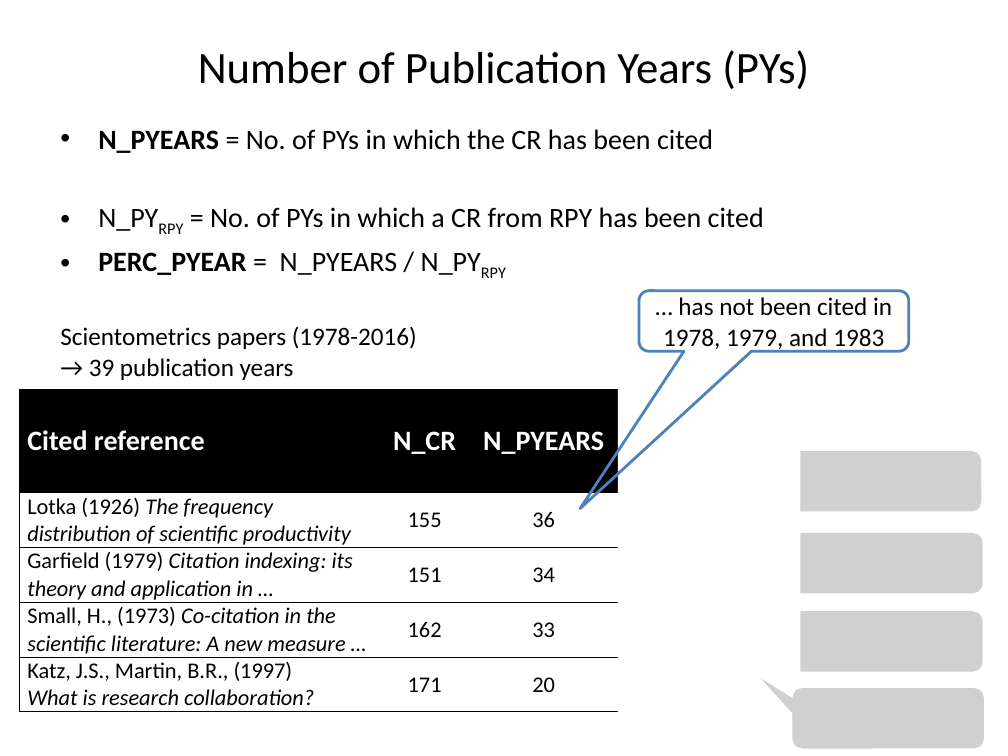
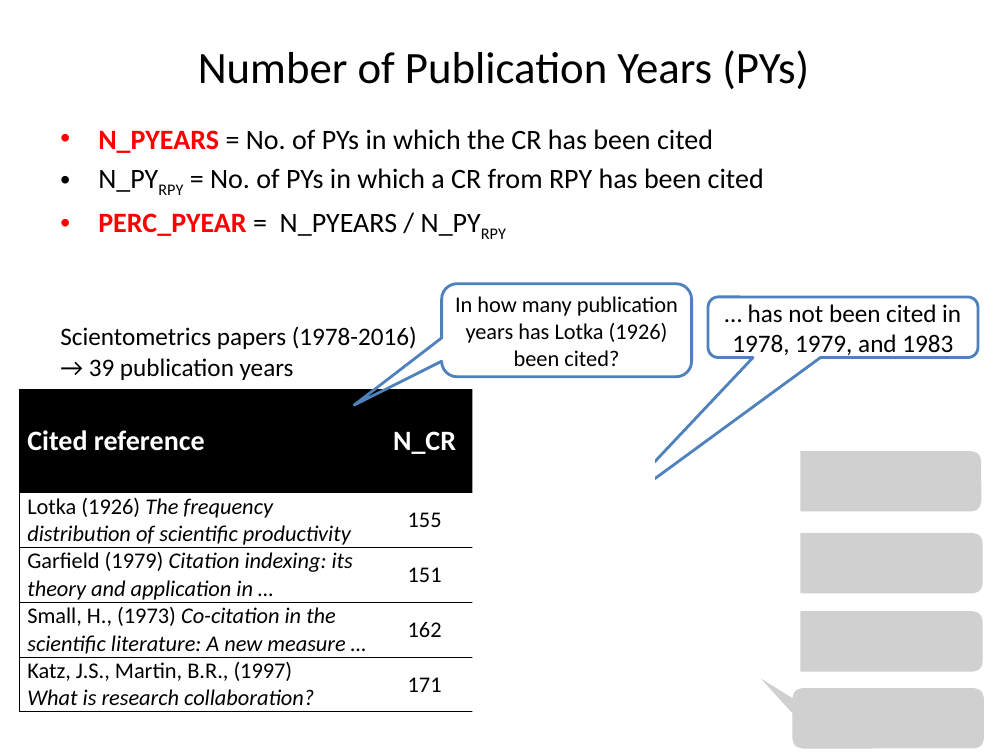
Before and after one commit to andreas-thor/cre, a slide deck: slide 8 of docs/slides/cre_overview.pptx (slide 10 before the commit). Drawn at 1008x756 pixels with LibreOffice and Linux fonts; fonts in the diff are those of the drawing; grey boxes stand for pictures. Boxes give left, top, right and bottom in pixels: in the first picture for what was removed or moved away, otherwise in the second. Text is boxed around its words. In the diff, an @@ line names an element or a change of style, - is before the commit and + after.

```diff
--- a/docs/slides/cre_overview.pptx
+++ b/docs/slides/cre_overview.pptx
@@ text at box(98, 129, 713, 236): text colour #000000 to #FF0000 in "N_PYEARS", "PERC_PYEAR" @@
@@ rounded speech box added at box(442, 283, 691, 376), outline #4F81BD 2 pt, 16 pt, text #000000 @@
+In how many publication years has Lotka (1926) been cited?
@@ rounded speech box "… has not been cited ...": place and size @@
-rounded speech box "… has not been cited ..." at box(639, 290, 909, 351)
+rounded speech box "… has not been cited ..." at box(708, 297, 978, 358)
@@ rounded speech box "… has not been cited ..." at box(708, 297, 978, 358): proportions changed @@
@@ rectangle added at box(473, 384, 655, 747), fill #FFFFFF @@
```
Also in this commit, not shown: 6 other slides changed.
